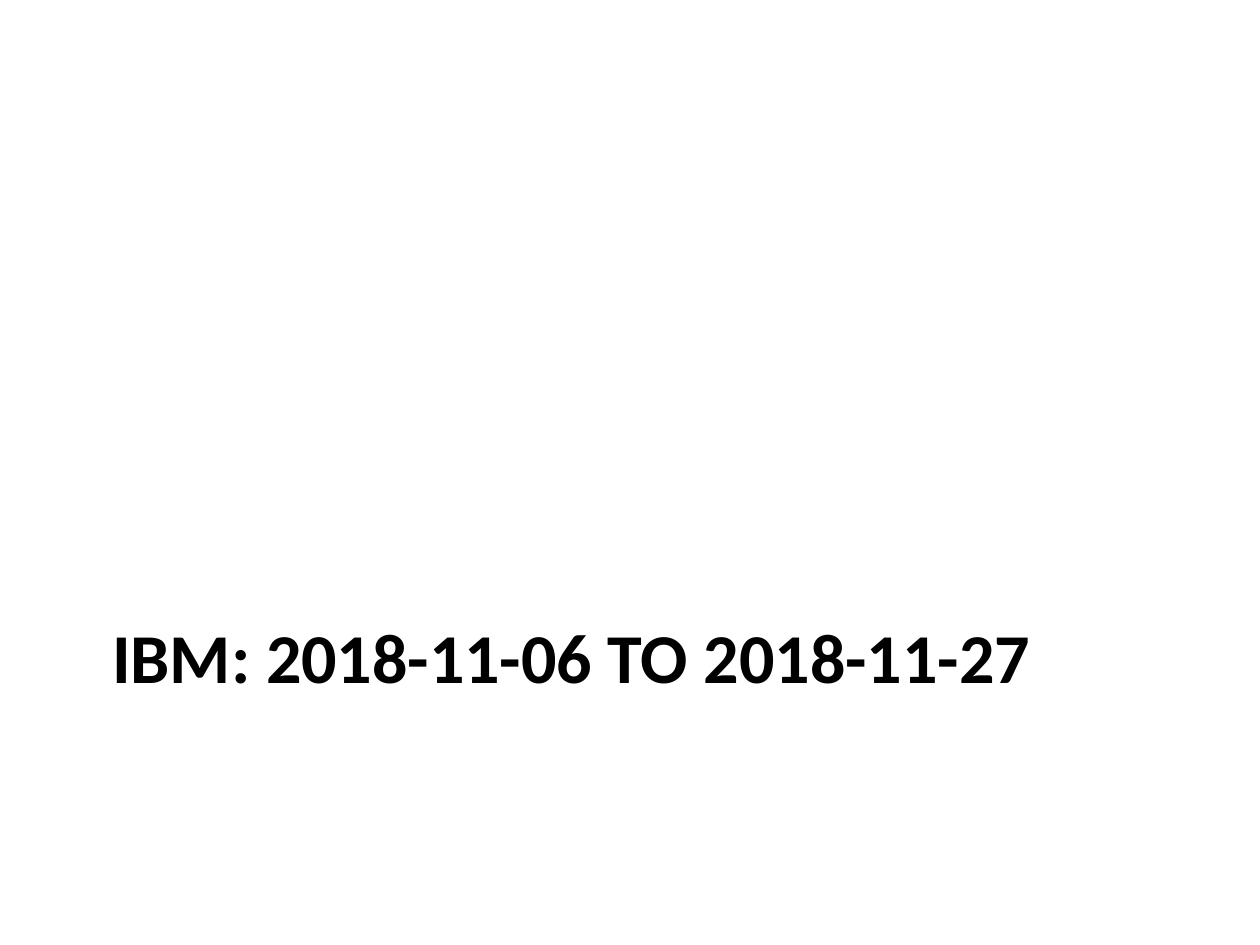
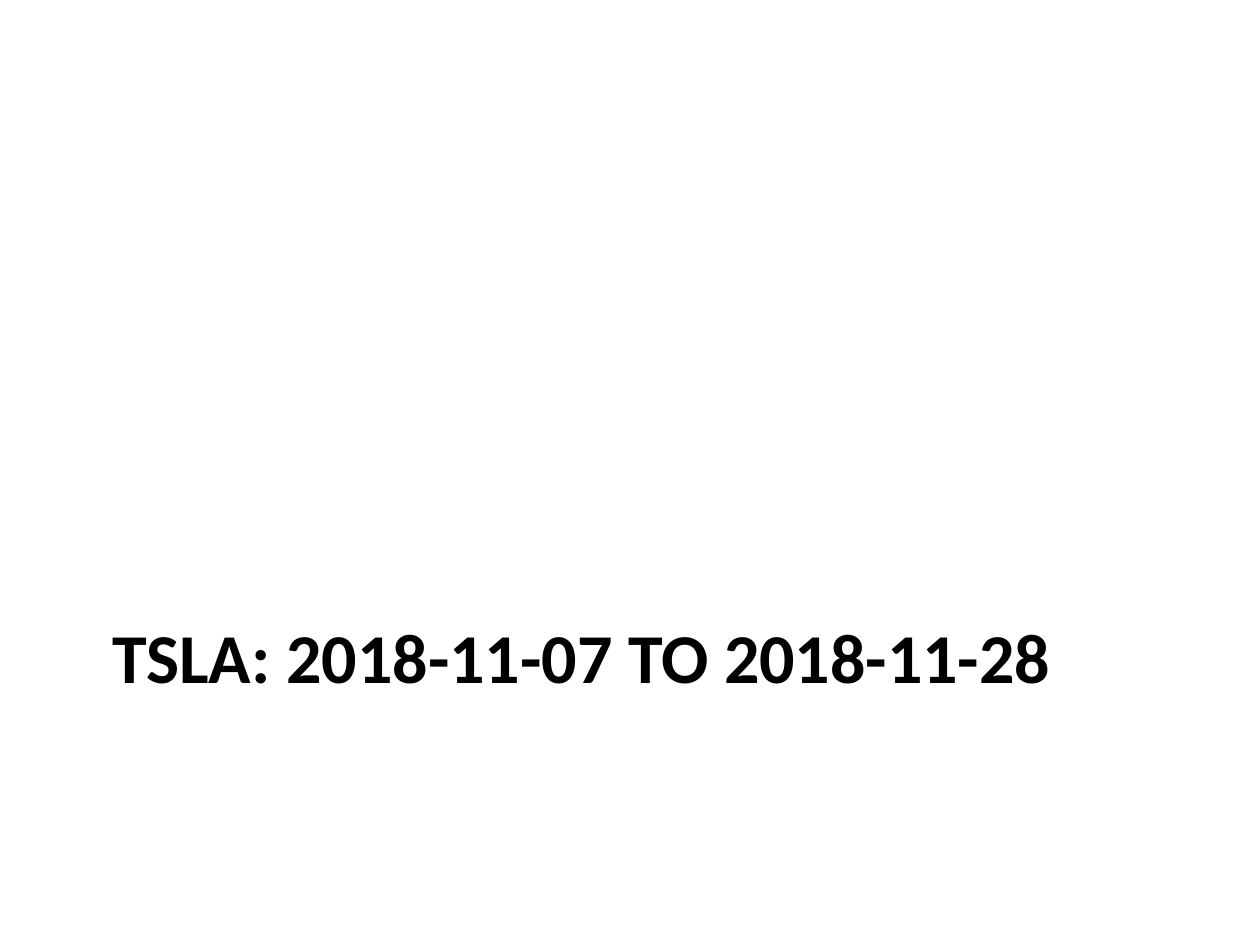
Before and after one commit to sol-eng/powerpoint, a slide deck: slide 2 of webinar/demos/stocks/stocks.pptx. Drawn at 1260x945 pixels with LibreOffice and Linux fonts; fonts in the diff are those of the drawing. Boxes give left, top, right and bottom in pixels: in the first picture for what was removed or moved away, otherwise in the second. Text is boxed around its words. In the diff, an @@ line names an element or a change of style, - is before the commit and + after.

```diff
--- a/webinar/demos/stocks/stocks.pptx
+++ b/webinar/demos/stocks/stocks.pptx
@@ title at <box>112,634,1050,684</box>: text changed @@
-IBM: 2018-11-06 TO 2018-11-27
+TSLA: 2018-11-07 TO 2018-11-28
```
Also in this commit, not shown: 4 other slides changed, 7 other files.
